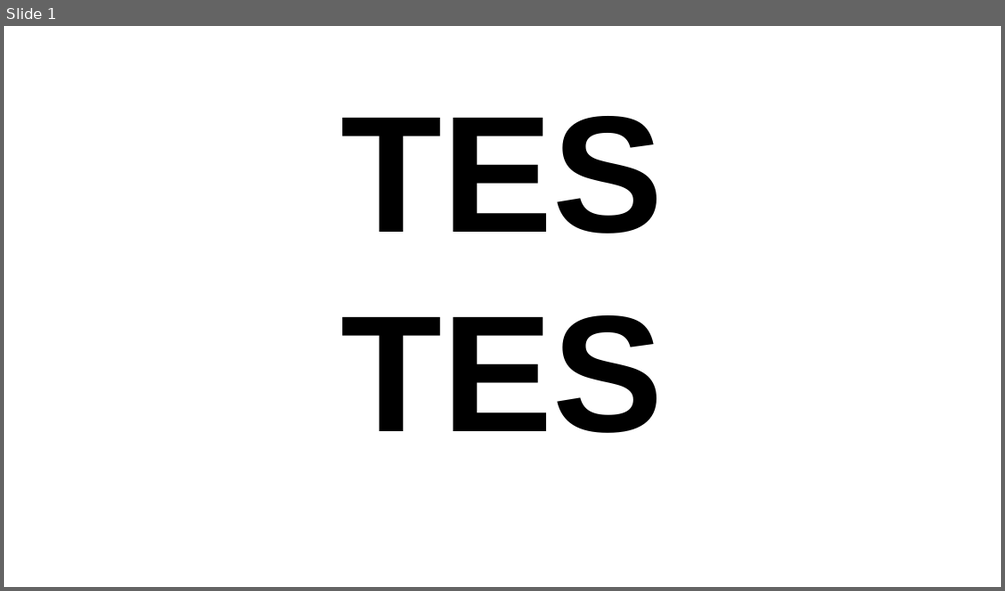
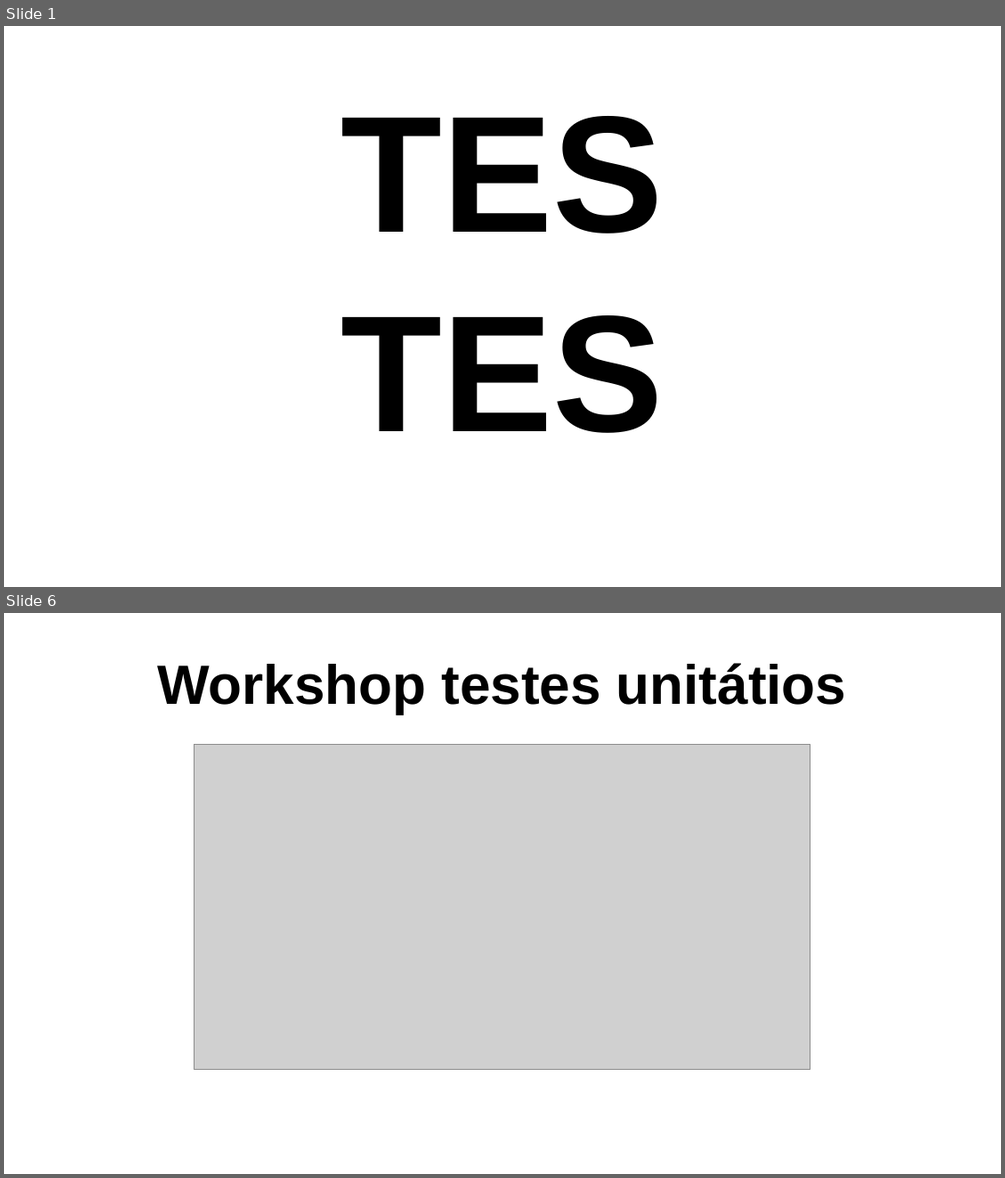
Before and after one commit to itacirgabral/specjs, a slide deck: apres.odp. Shown one above the other, each under a label of ours: slide 1 before the commit, slides 1 and 6 after it; the slides between them are not shown. The pictures are 1005x591 and 1005x1178 pixels, drawn with LibreOffice and Linux fonts; fonts in the diff are those of the drawing; grey boxes stand for pictures. Boxes give left, top, right and bottom in pixels: in the first picture for what was removed or moved away, otherwise in the second. Text is boxed around its words. In the diff, an @@ line names an element or a change of style, - is before the commit and + after.

```diff
--- a/apres.odp
+++ b/apres.odp
@@ slide 6 added at box(4, 613, 1001, 1174), background #FFFFFF @@
@@ title added at box(157, 663, 846, 714), 44 pt, text #000000, bold @@
+Workshop testes unitátios
@@ picture added at box(194, 744, 811, 1070) @@
```
Also in this commit, not shown: 3 slides changed, 2 other slides added, 2 slides removed, 36 other files.
